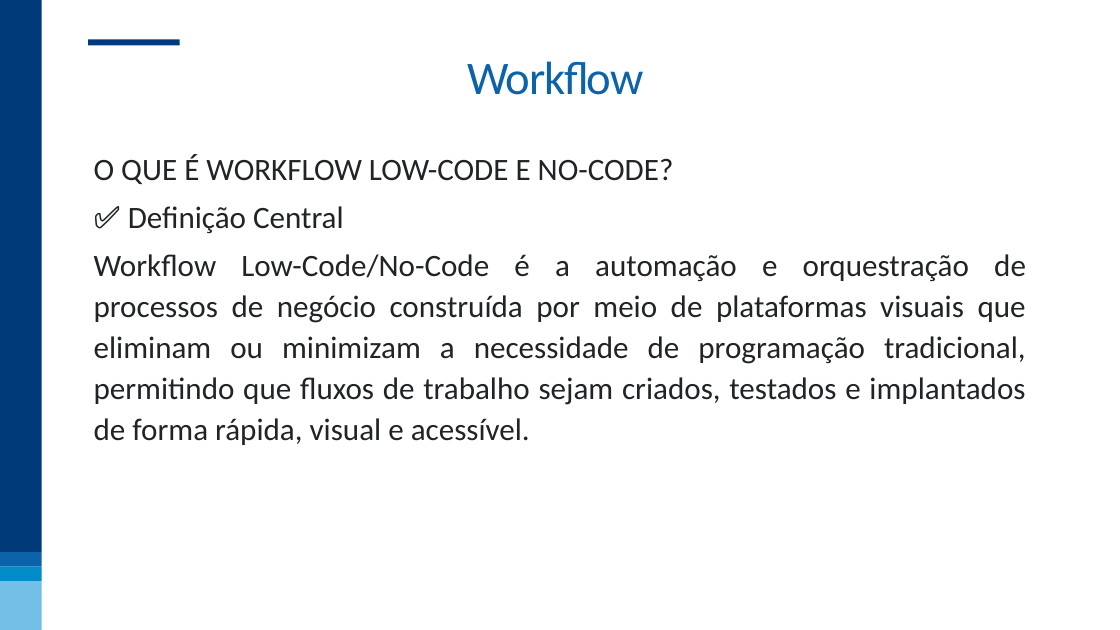
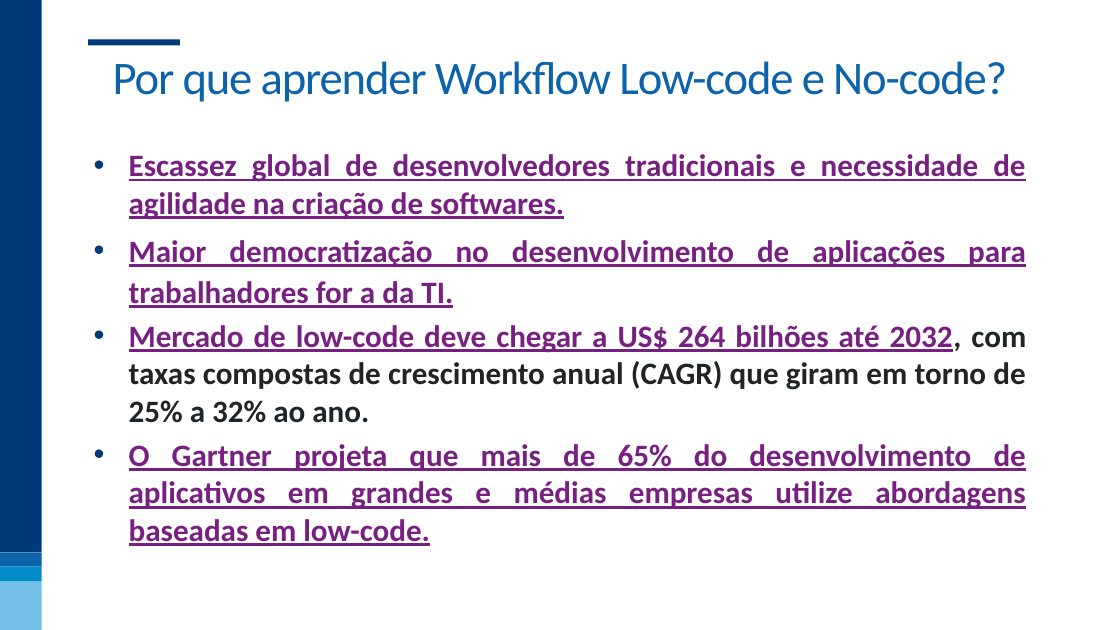
Before and after one commit to nogueira-cavalcante/fgv, a slide deck: slide 5 of Workflow Low-Code e No-Code/apresentações/01 - Workflow Low-code e No-code.pptx (slide 11 before the commit). Drawn at 1120x630 pixels with LibreOffice and Linux fonts; fonts in the diff are those of the drawing; background and template pictures are left out. Boxes give left, top, right and bottom in pixels: in the first picture for what was removed or moved away, otherwise in the second. Text is boxed around its words. In the diff, an @@ line names an element or a change of style, - is before the commit and + after.

Commit message:
Começo da apresentação de workflow low-code e no-code

```diff
--- a/Workflow Low-Code e No-Code/apresentações/01 - Workflow Low-code e No-code.pptx
+++ b/Workflow Low-Code e No-Code/apresentações/01 - Workflow Low-code e No-code.pptx
@@ title at bbox=[113, 61, 1007, 102]: text changed @@
-Workflow
+Por que aprender Workflow Low-code e No-code?
@@ text at bbox=[129, 154, 1026, 546]: text changed; text colour #202427 to #782082; bold on @@
-O QUE É WORKFLOW LOW-CODE E NO-CODE?
-✅ Definição Central
-Workflow Low-Code/No-Code é a automação e orquestração de processos de negócio construída por meio de plataformas visuais que eliminam ou minimizam a necessidade de programação tradicional, permitindo que fluxos de trabalho sejam criados, testados e implantados de forma rápida, visual e acessível.
+• Escassez global de desenvolvedores tradicionais e necessidade de agilidade na criação de softwares.
+• Maior democratização no desenvolvimento de aplicações para trabalhadores for a da TI.
+• Mercado de low-code deve chegar a US$ 264 bilhões até 2032, com taxas compostas de crescimento anual (CAGR) que giram em torno de 25% a 32% ao ano.
+• O Gartner projeta que mais de 65% do desenvolvimento de aplicativos em grandes e médias empresas utilize abordagens baseadas em low-code.
```
Also in this commit, not shown: 8 other slides changed, 2 slides added, 12 slides removed.
